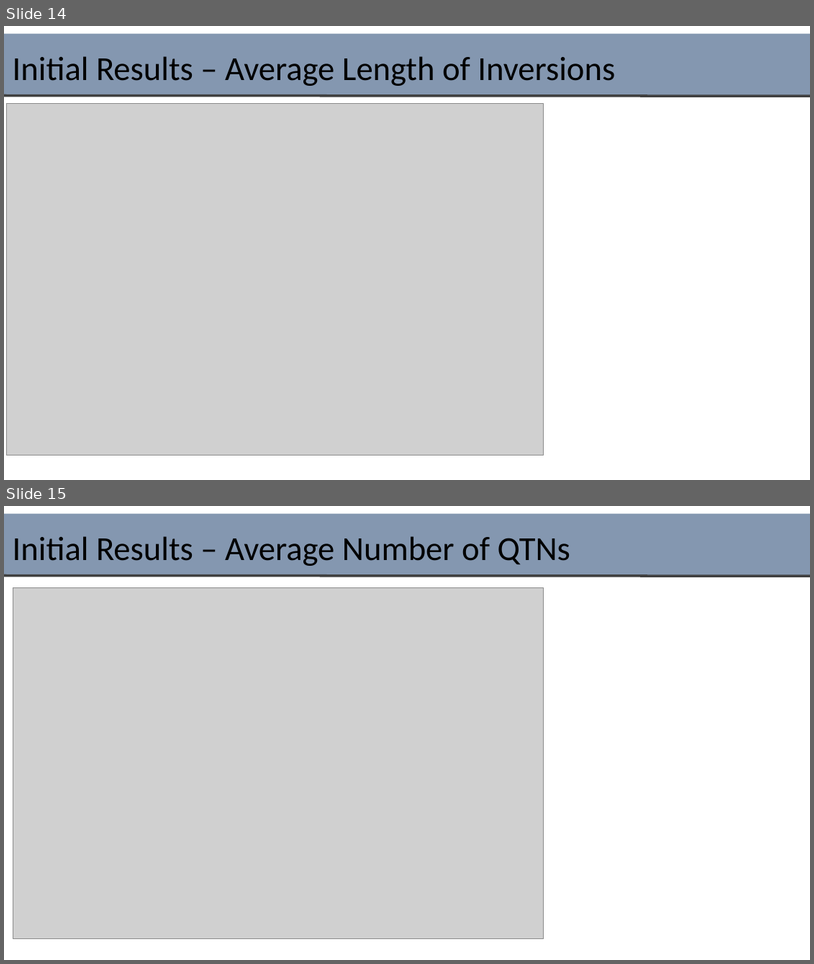
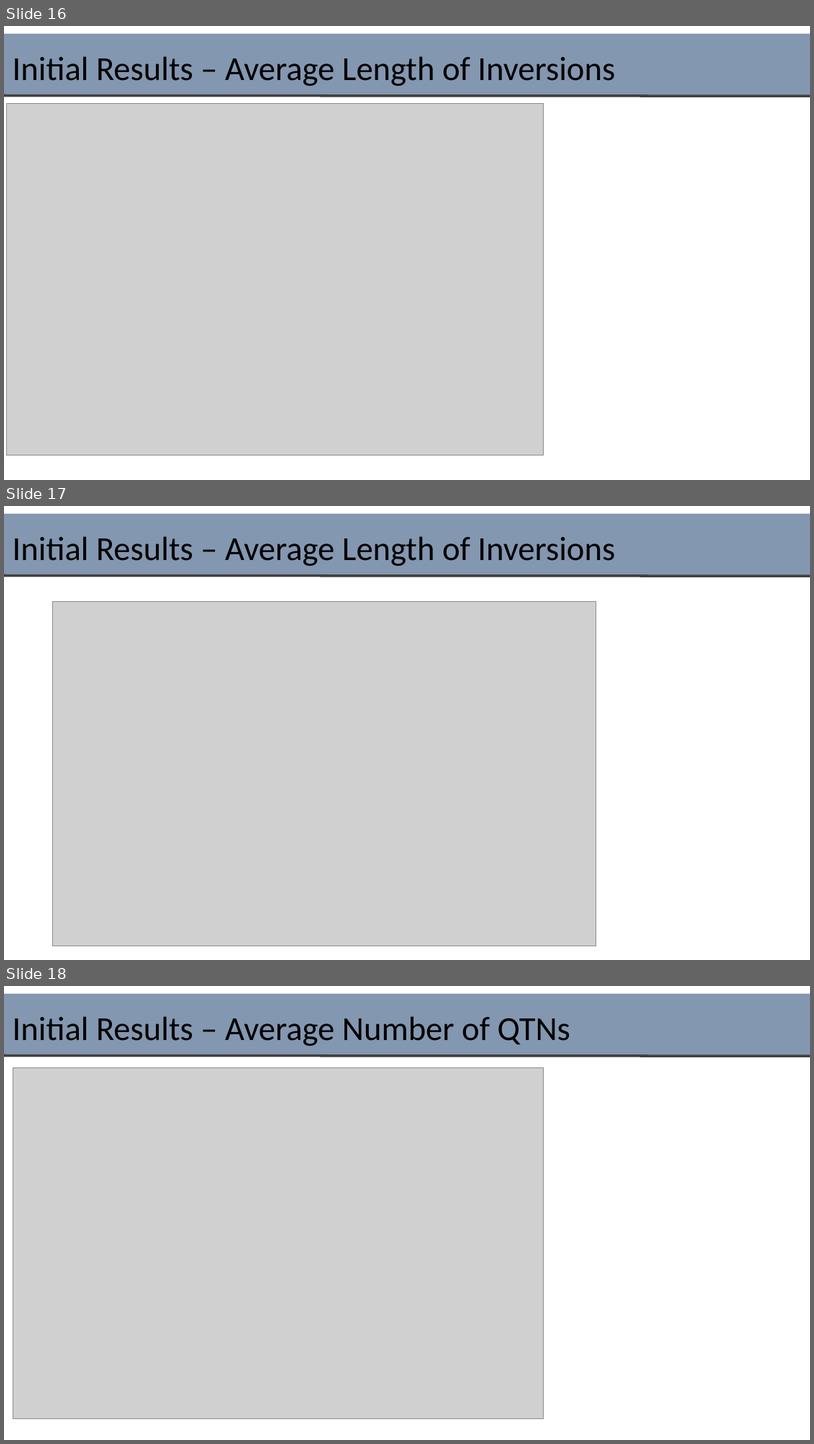
Before and after one commit to SaraSchaal/CoreSim_QTL, a slide deck: figures/InitialSims/20200720_InversionInvasions.pptx. Shown one above the other, each under a label of ours: slides 14 and 15 before the commit, slides 16, 17 and 18 after it. The pictures are 814x964 and 814x1444 pixels, drawn with LibreOffice and Linux fonts; fonts in the diff are those of the drawing; grey boxes stand for pictures. Boxes give left, top, right and bottom in pixels: in the first picture for what was removed or moved away, otherwise in the second. Text is boxed around its words. In the diff, an @@ line names an element or a change of style, - is before the commit and + after.

```diff
--- a/figures/InitialSims/20200720_InversionInvasions.pptx
+++ b/figures/InitialSims/20200720_InversionInvasions.pptx
@@ slide 17 added at box(4, 506, 810, 960), background #FFFFFF @@
@@ rectangle added at box(4, 513, 810, 576), fill #8497B0 @@
@@ text added at box(13, 536, 615, 566), 40 pt, text #000000 @@
+Initial Results – Average Length of Inversions
@@ line added from (4, 576) to (810, 576), #404040 3 pt @@
@@ picture added at box(52, 601, 597, 945) @@
@@ what was slide 14 is now slide 16 @@
@@ what was slide 15 is now slide 18 @@
```
Also in this commit, not shown: 2 other slides added, 11 other files.
